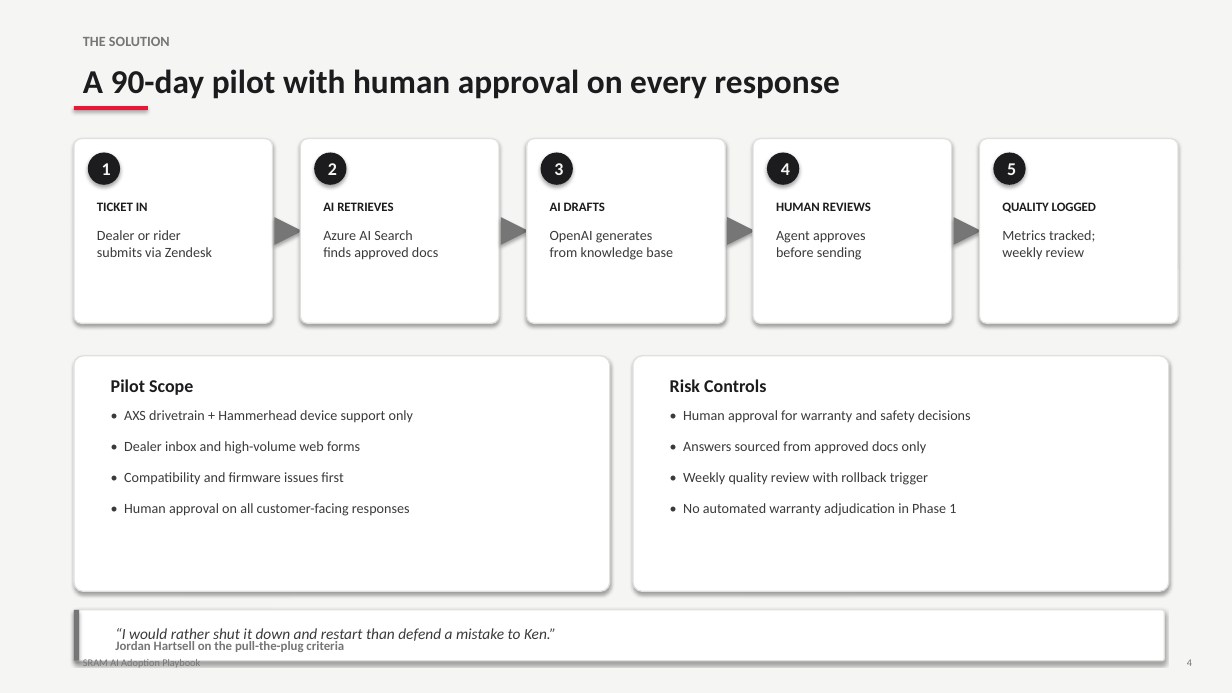
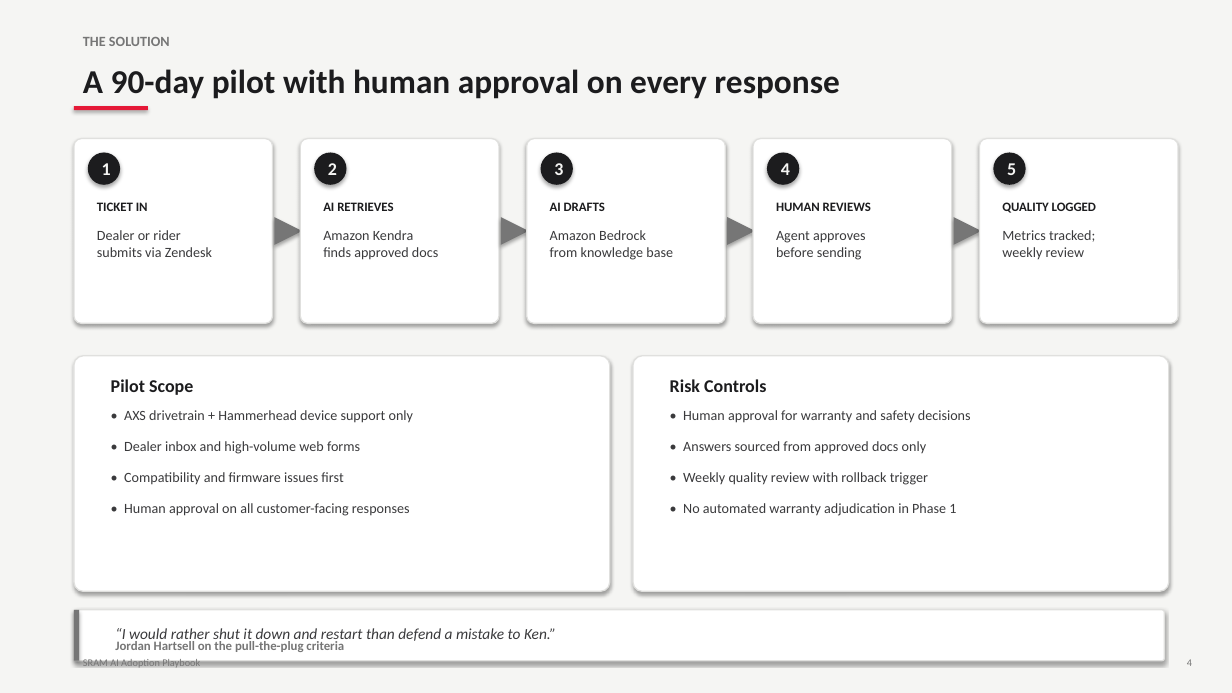
Before and after one commit to donovan-palmer/sram-ai-playbook, a slide deck: slide 5 of presentation/SRAM_AI_Adoption_Playbook.pptx. Drawn at 1232x693 pixels with LibreOffice and Linux fonts; fonts in the diff are those of the drawing. Boxes give left, top, right and bottom in pixels: in the first picture for what was removed or moved away, otherwise in the second. Text is boxed around its words. In the diff, an @@ line names an element or a change of style, - is before the commit and + after.

Commit message:
Standardize on AWS-native stack and reframe talent strategy
Replace Azure AI Search + OpenAI with Amazon Kendra + Bedrock
across playbook, presentation, executive brief, reference doc,
and prompt file. Replace Vertex AI/Databricks with SageMaker.
SRAM runs on AWS so all AI tooling stays on the same provider.

Rewrite talent section: 250-400 engineers (acquisition-built
from Hammerhead/Quarq) work in Python, TS, React, Svelte, not
firmware-only. AI coding tools mean no new engineering hires
needed even for Phase 4. Bottleneck shifts to product managers
and QA as output scales. Acquisition-era data integration is
the real Phase 2 challenge.

Add gitignore for PowerPoint temp files.

```diff
--- a/presentation/SRAM_AI_Adoption_Playbook.pptx
+++ b/presentation/SRAM_AI_Adoption_Playbook.pptx
@@ text at box(323, 230, 438, 260): text changed @@
-Azure AI Search
-finds approved docs
+Amazon Kendra
+finds approved docs
@@ text at box(550, 230, 673, 260): text changed @@
-OpenAI generates
-from knowledge base
+Amazon Bedrock
+from knowledge base
```
Also in this commit, not shown: 1 other slide changed, 7 other files.
